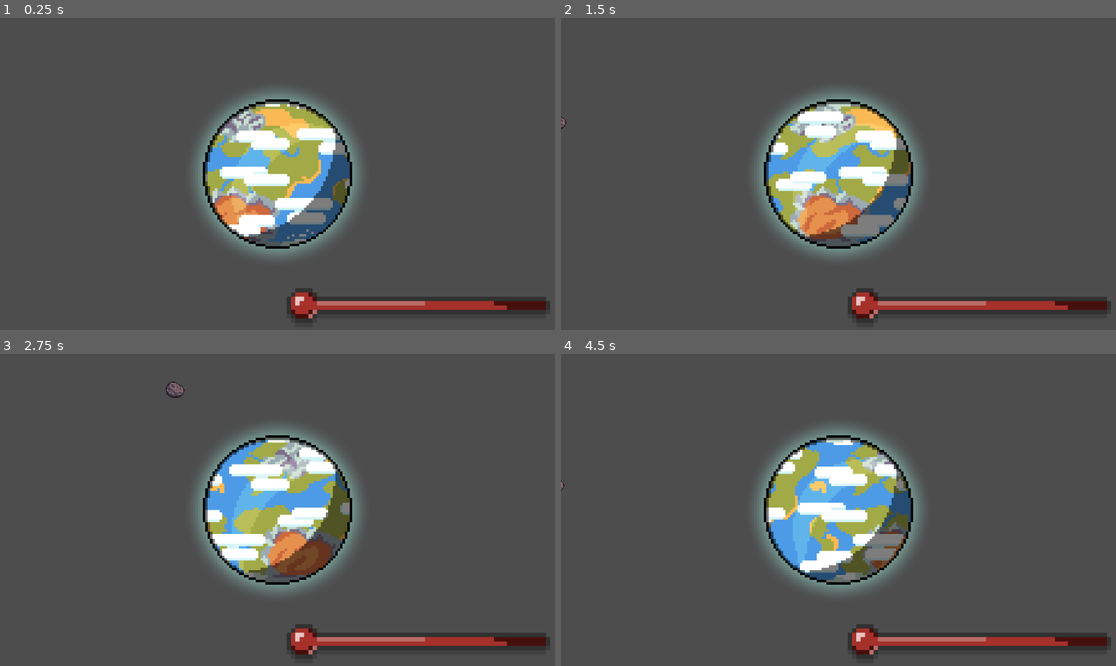
Above: before the commit, frames 1-4 (two rows, left to right).
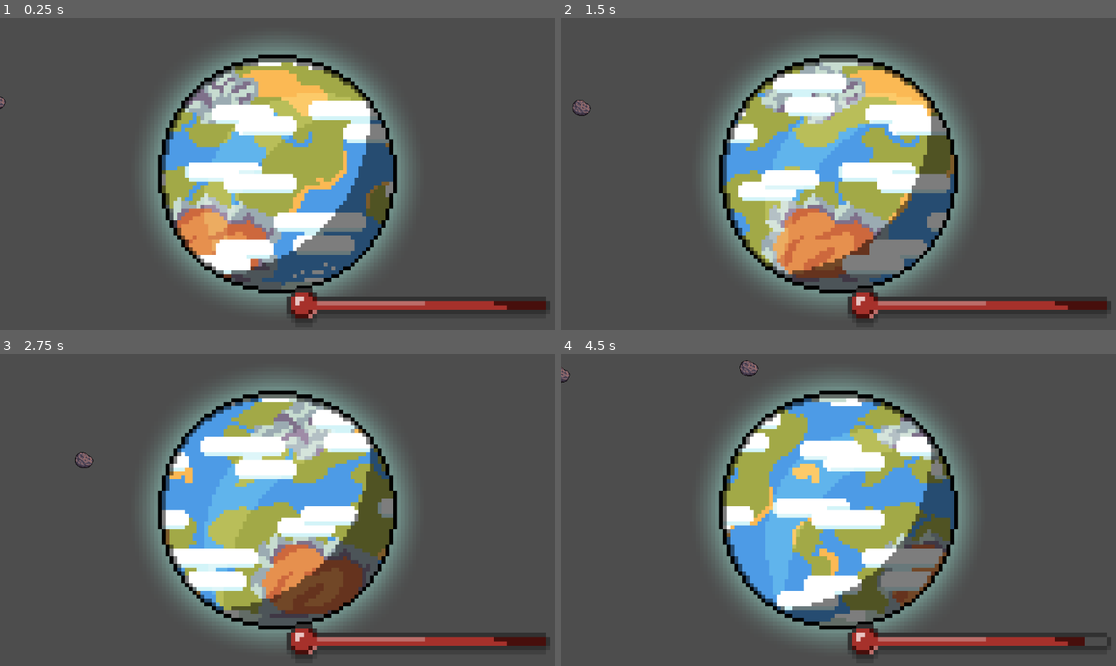
Above: after the commit, the same moments.

Repository: zax71/Asteroid-Deportation-Service
Game: Godot game, scene res://scenes/game.tscn
The game is run twice, just before and just after one commit, with the same random seed, the same clock (stepped at 60 frames per second) and the same inputs.
Inputs (mouse positions are in pixels of both pictures, inside the frame that each line leads up to):
- Up to frame 1 (0.25 s): no input
- Up to frame 2 (1.5 s): move the mouse to (960, 158) at 0.52 s; click (960, 158) at 0.6 s; move the mouse to (727, 189) at 1.27 s; click (727, 189) at 1.35 s
- Up to frame 3 (2.75 s): move the mouse to (5, 460) at 2.02 s; click (5, 460) at 2.1 s
- Up to frame 4 (4.5 s): move the mouse to (738, 391) at 2.77 s; click (738, 391) at 2.85 s; move the mouse to (633, 653) at 3.52 s; click (633, 653) at 3.6 s; move the mouse to (672, 463) at 4.27 s; click (672, 463) at 4.35 s

The runs differ from the first frame. In frame 1, 29% of the frame differs, in the area x 0-75%, y 6-94%; in frame 2, 29%; in frame 3, 28%; in frame 4, 30%, in the area x 0-99%, y 2-94%.

Commit message:
Add difficulty

Diff:
--- a/scenes/asteroid.tscn
+++ b/scenes/asteroid.tscn
@@ -2,12 +2,16 @@
 
 [ext_resource type="Texture2D" uid="uid://bygcqlm1jpmfe" path="res://assets/Asteroids/PNGs/Asteroid 01 - Base.png" id="1_4d6vw"]
 [ext_resource type="Script" path="res://scripts/asteroid.gd" id="1_qjsu5"]
-[ext_resource type="Script" path="res://scripts/asteroid_CollisionShape2D.gd" id="2_14mv8"]
 [ext_resource type="Texture2D" uid="uid://dadiw3ytcls5c" path="res://assets/Asteroids/PNGs/Asteroid 01 - Explode.png" id="3_anct0"]
 [ext_resource type="Script" path="res://scenes/asteroid_Area2D.gd" id="5_o2xr7"]
 
 [sub_resource type="CircleShape2D" id="CircleShape2D_o1afn"]
 radius = 21.0
+
+[sub_resource type="GDScript" id="GDScript_00t73"]
+script/source = "extends CollisionShape2D
+
+"
 
 [sub_resource type="AtlasTexture" id="AtlasTexture_3w56t"]
 atlas = ExtResource("1_4d6vw")
@@ -86,9 +90,9 @@
 }]
 
 [sub_resource type="CircleShape2D" id="CircleShape2D_xdf1b"]
-radius = 46.0
+radius = 28.1603
 
-[node name="Asteroid" type="RigidBody2D"]
+[node name="Asteroid" type="RigidBody2D" groups=["asteroid"]]
 max_contacts_reported = 4
 contact_monitor = true
 script = ExtResource("1_qjsu5")
@@ -96,7 +100,7 @@
 [node name="CollisionShape2D" type="CollisionShape2D" parent="."]
 position = Vector2(-2, 2)
 shape = SubResource("CircleShape2D_o1afn")
-script = ExtResource("2_14mv8")
+script = SubResource("GDScript_00t73")
 
 [node name="AnimatedSprite2D" type="AnimatedSprite2D" parent="."]
 sprite_frames = SubResource("SpriteFrames_ru8n4")
--- a/scenes/earth.tscn
+++ b/scenes/earth.tscn
@@ -550,15 +550,15 @@
 }]
 
 [sub_resource type="CircleShape2D" id="CircleShape2D_6mke2"]
-radius = 153.013
+radius = 244.033
 
 [sub_resource type="CircleShape2D" id="CircleShape2D_huob0"]
-radius = 2281.09
+radius = 1754.92
 
 [node name="Earth" type="StaticBody2D"]
 
 [node name="AnimatedSprite2D" type="AnimatedSprite2D" parent="."]
-scale = Vector2(5, 5)
+scale = Vector2(8, 8)
 sprite_frames = SubResource("SpriteFrames_nps0c")
 autoplay = "default"
 frame_progress = 0.596542
@@ -572,6 +572,7 @@
 gravity_point_unit_distance = 100.0
 gravity_point_center = Vector2(0, 0)
 gravity_direction = Vector2(0, 0)
+gravity = 1800.0
 
 [node name="CollisionShape2D" type="CollisionShape2D" parent="Area2D"]
 shape = SubResource("CircleShape2D_huob0")
--- a/scripts/asteroid.gd
+++ b/scripts/asteroid.gd
@@ -16,18 +16,22 @@
 	sprite.play("Explode")
 	await sprite.animation_finished
 
+	$"../GameManager".increment_difficulty()
 
 
-	# Duplicate and put in random position
-	var new_asteroid = self.duplicate()
-	get_parent().add_child(new_asteroid)
-	new_asteroid.set_position(random_pos())
+	while $"../GameManager".get_difficulty() >= len(get_tree().get_nodes_in_group("asteroid")):
+		print("Spawning new asteroid")
+		# Duplicate and put in random position
+		var new_asteroid = self.duplicate()
+		get_parent().add_child(new_asteroid)
+		new_asteroid.set_position(random_pos())
 
 	# Delete this copy
 	self.queue_free()
 
 func _on_body_entered(body):
-	if body.name == "Earth":
+	if body.name == "Earth" and (not $Area2D.dead):
+
 		# Remove earth health
 		game_manager.remove_health(10)
 		kill()
@@ -41,7 +45,7 @@
 	var bottom_right: Vector2 = camera.get_screen_center_position() + camera.get_viewport_rect().size / 2
 
 	var edge = rng.randi_range(1,4)
-	var distance: float = 100.0
+	var distance: float = 25
 
 	var point: Vector2
 
--- a/scripts/asteroid_CollisionShape2D.gd
+++ /dev/null
@@ -1 +0,0 @@
-extends CollisionShape2D
--- a/scripts/game_manager.gd
+++ b/scripts/game_manager.gd
@@ -1,16 +1,21 @@
 extends Node
 
 var earth_health = 100
-var difficulty = 0
+var difficulty = 2
 
 
 
 func remove_health(remove_amount: int):
 	$"../HUD".set_health($"../HUD".get_health()-remove_amount)
 	earth_health = earth_health - remove_amount
+
 func increment_difficulty():
+	difficulty = difficulty + 0.2
+	print("Difficulty: " + str(difficulty))
 
-	difficulty = difficulty + 1
+func get_difficulty() -> int:
+	return difficulty
+
 
 
 func _on_ready():
